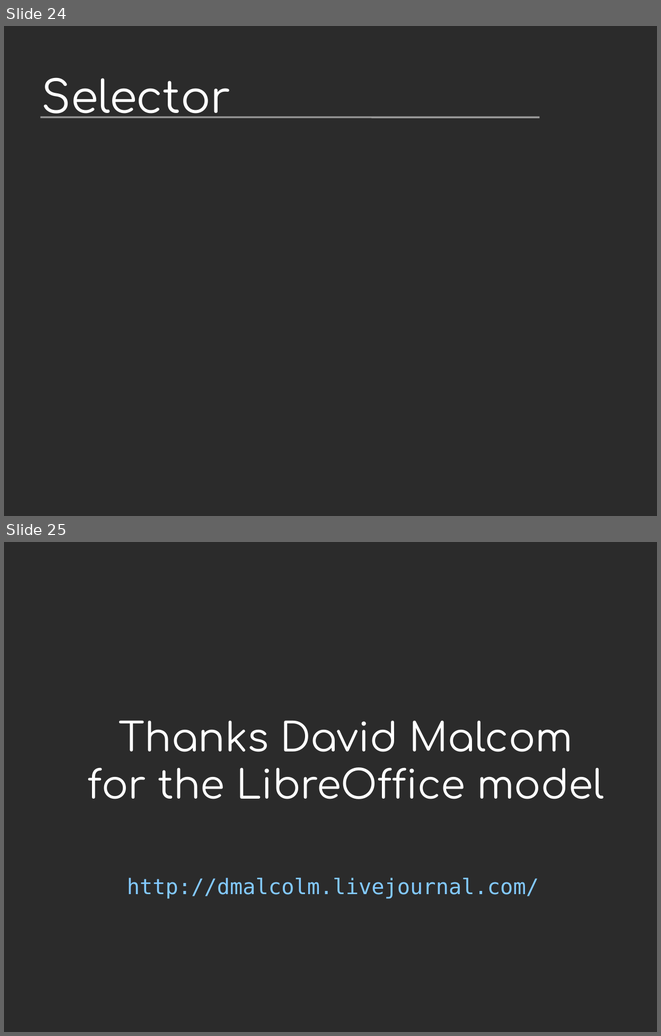
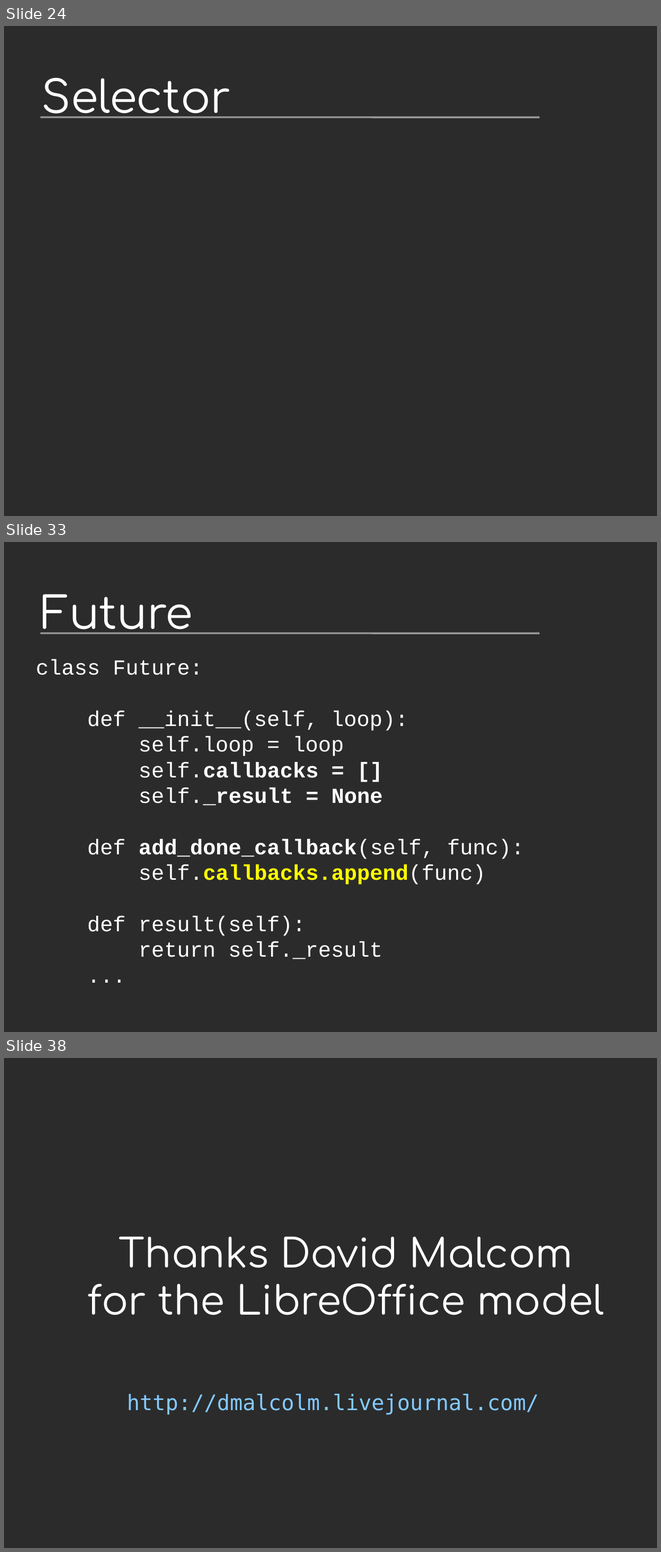
Before and after one commit to vstinner/talks, a slide deck: 2014-Pycon-Lyon/asyncio.odp. Shown one above the other, each under a label of ours: slides 24 and 25 before the commit, slides 24, 33 and 38 after it; the slides between them are not shown. The pictures are 661x1036 and 661x1552 pixels, drawn with LibreOffice and Linux fonts; fonts in the diff are those of the drawing; background and template pictures are left out; a plain dark background stands for a picture behind light text. Boxes give left, top, right and bottom in pixels: in the first picture for what was removed or moved away, otherwise in the second. Text is boxed around its words. In the diff, an @@ line names an element or a change of style, - is before the commit and + after.

```diff
--- a/2014-Pycon-Lyon/asyncio.odp
+++ b/2014-Pycon-Lyon/asyncio.odp
@@ slide 33 added at box(4, 542, 657, 1032), background picture (left out); not listed: 1 template element that a slide beside it also shows @@
@@ title added at box(42, 594, 193, 634), 54 pt, text #FFFFFF @@
+Future
@@ text added at box(36, 659, 524, 959), 26 pt, text #FFFFFF @@
+class Future:
+def __init__(self, loop):
+self.loop = loop
+self.callbacks = []
+self._result = None
+def add_done_callback(self, func):
+self.callbacks.append(func)
+def result(self):
+return self._result
+...
@@ what was slide 25 is now slide 38 @@
```
Also in this commit, not shown: 1 slide changed, 12 other slides added, 5 other files.
